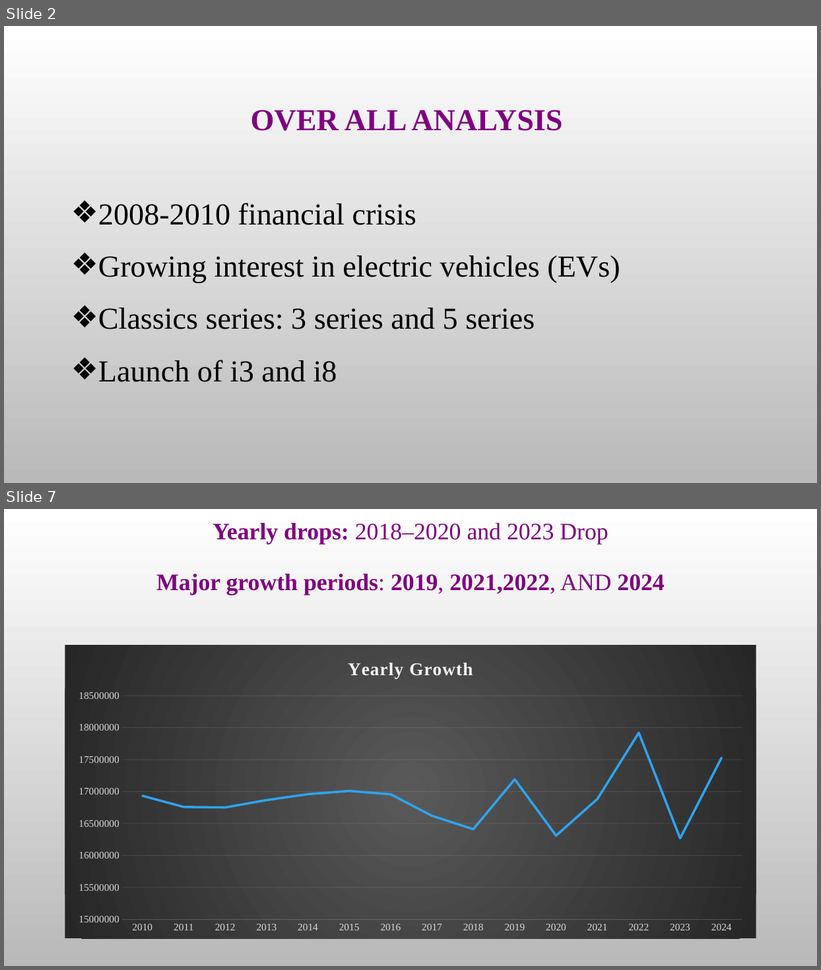
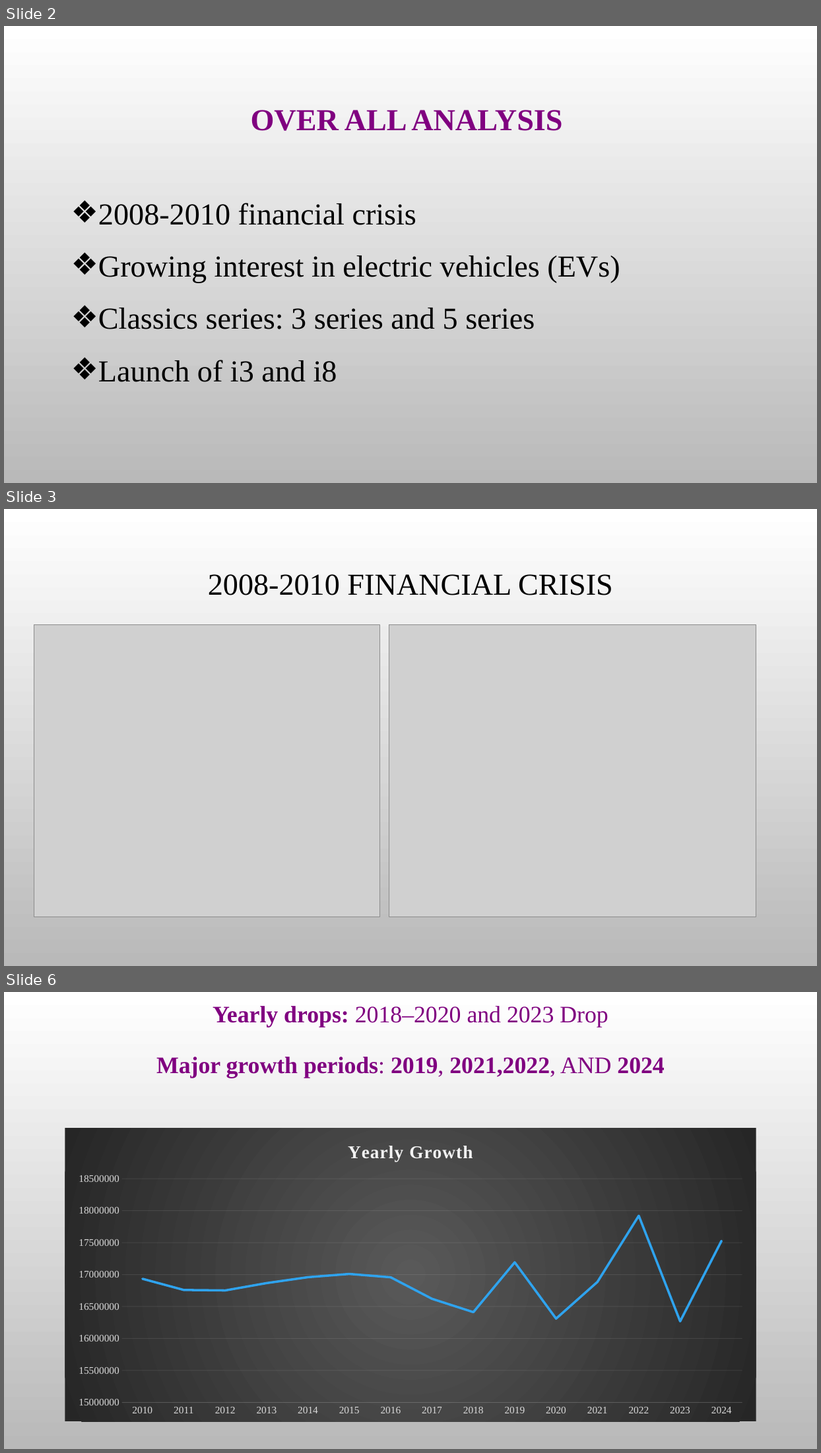
Before and after one commit to agarwabhavya30/Sales-Data-Analysis, a slide deck: Mrs Sivadurga story BMW.pptx. Shown one above the other, each under a label of ours: slides 2 and 7 before the commit, slides 2, 3 and 6 after it; the slides between them are not shown. The pictures are 821x970 and 821x1453 pixels, drawn with LibreOffice and Linux fonts; fonts in the diff are those of the drawing; grey boxes stand for pictures; background and template pictures are left out. Boxes give left, top, right and bottom in pixels: in the first picture for what was removed or moved away, otherwise in the second. Text is boxed around its words. In the diff, an @@ line names an element or a change of style, - is before the commit and + after.

```diff
--- a/Mrs Sivadurga story BMW.pptx
+++ b/Mrs Sivadurga story BMW.pptx
@@ slide 3 added at (4, 509, 817, 966), background picture (left out) @@
@@ title added at (208, 574, 613, 595), 36 pt, text #000000 @@
+2008-2010 FINANCIAL CRISIS
@@ picture added at (34, 625, 380, 917) @@
@@ picture added at (389, 625, 757, 917) @@
@@ what was slide 7 is now slide 6 @@
```
Also in this commit, not shown: 4 slides changed, 10 other slides added, 1 slide removed.
